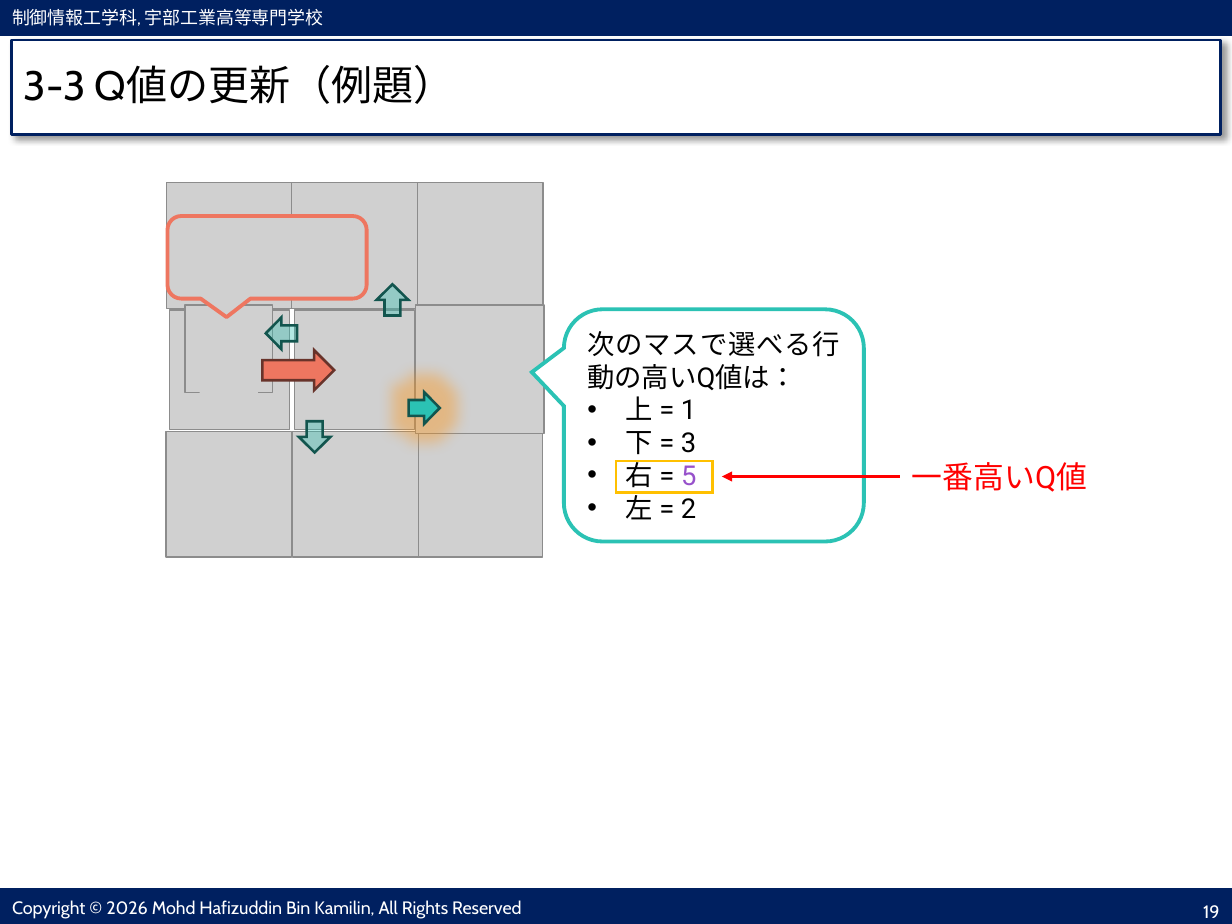
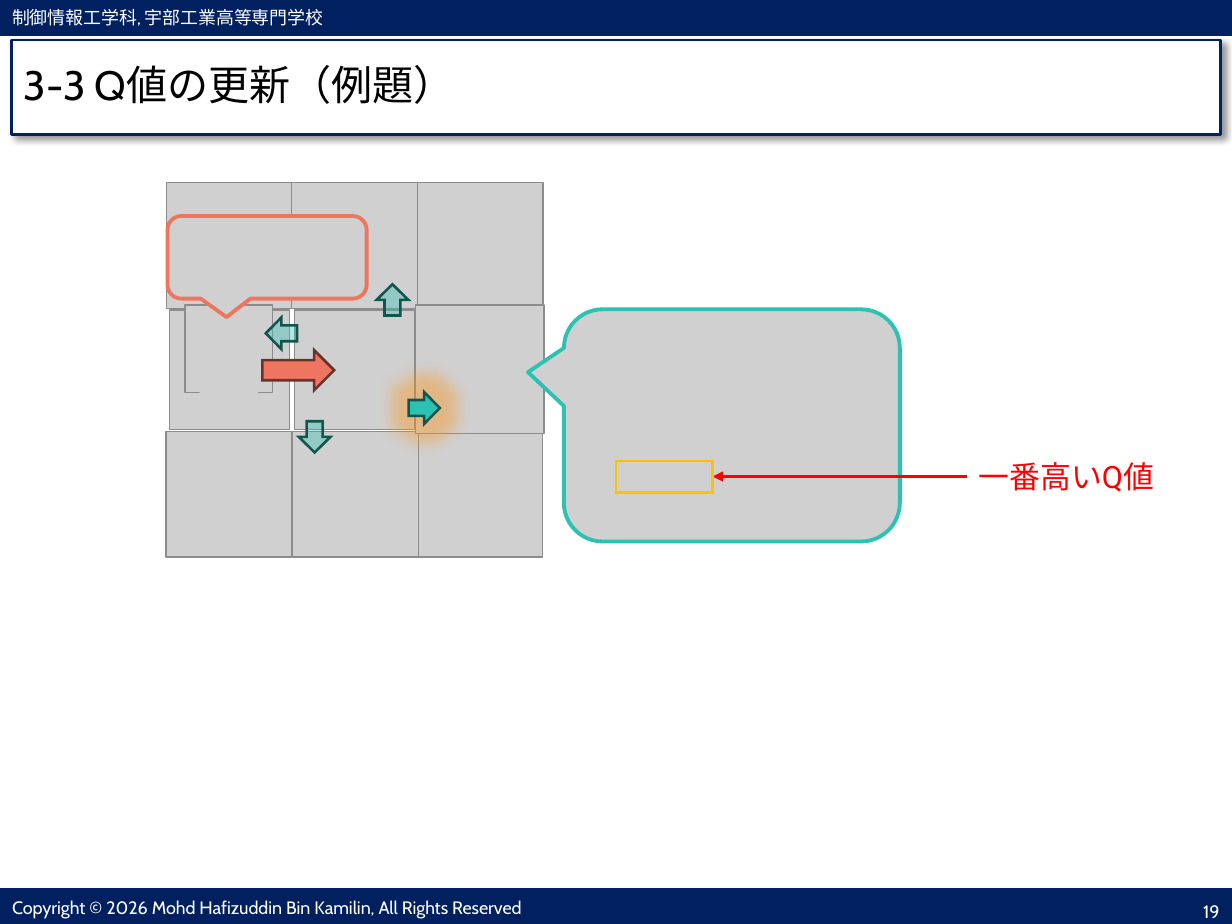
Before and after one commit to ise-nituc/q_learning, a slide deck: slide 19 of doc/スライド.pptx. Drawn at 1232x924 pixels with LibreOffice and Linux fonts; fonts in the diff are those of the drawing; grey boxes stand for pictures. Boxes give left, top, right and bottom in pixels: in the first picture for what was removed or moved away, otherwise in the second. Text is boxed around its words. In the diff, an @@ line names an element or a change of style, - is before the commit and + after.

Commit message:
Updated slides
授業スライドの修正および配布資料の公開

```diff
--- a/doc/スライド.pptx
+++ b/doc/スライド.pptx
@@ rounded speech box removed at box(564, 309, 864, 541) @@
-次のマスで選べる行動の高いQ値は：
-• 上 = 1
-• 下 = 3
-• 右 = 5
-• 左 = 2
@@ picture added at box(564, 309, 901, 541) @@
@@ arrow moved from (899, 477) - (722, 477) to (967, 477) - (712, 477) @@
@@ text "一番高いQ値": place and size @@
-text "一番高いQ値" at box(912, 462, 1087, 492)
+text "一番高いQ値" at box(979, 462, 1154, 492)
```
Also in this commit, not shown: 1 other file.
